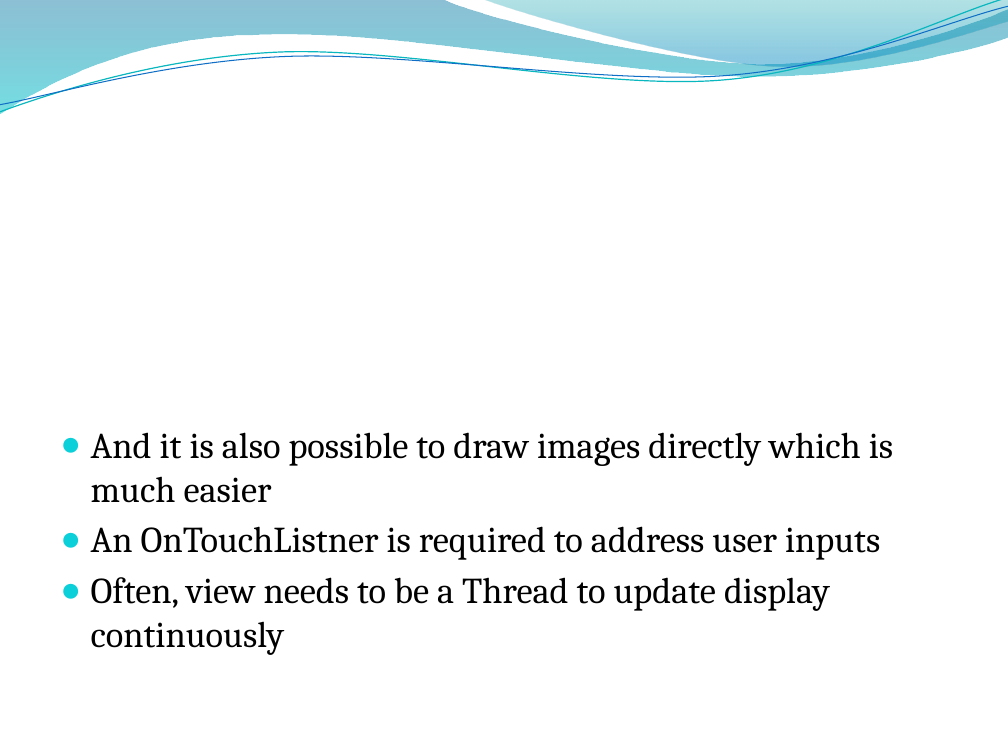
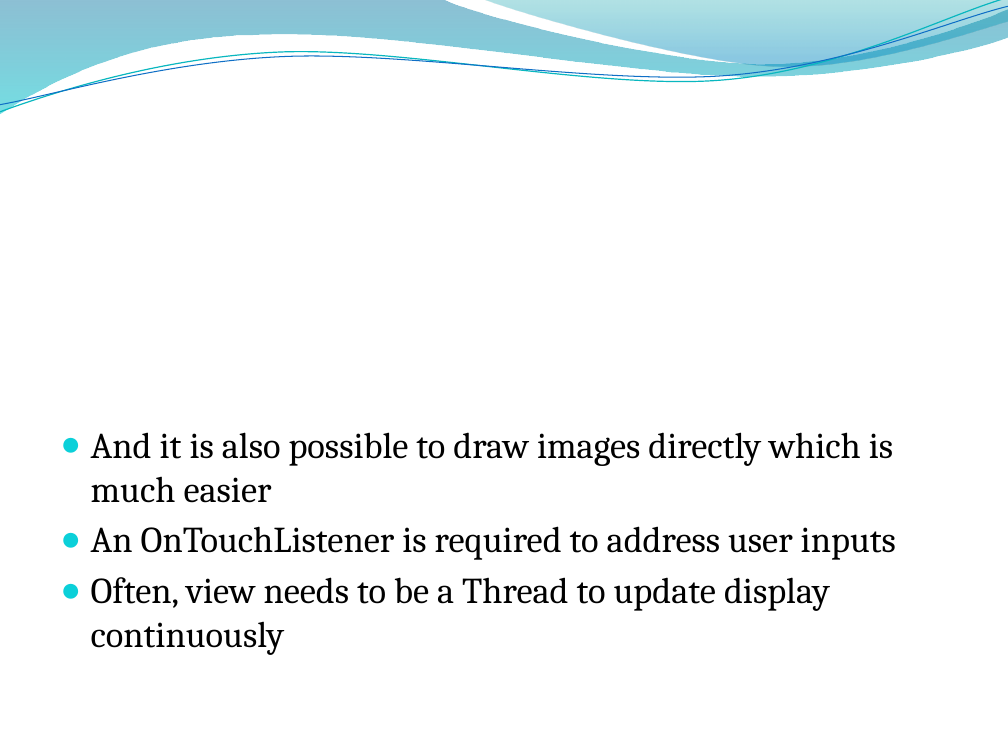
Before and after one commit to melbjvm/android101, a slide deck: slide 39 of Android 101.pptx. Drawn at 1008x756 pixels with LibreOffice and Linux fonts; fonts in the diff are those of the drawing. Boxes give left, top, right and bottom in pixels: in the first picture for what was removed or moved away, otherwise in the second. Text is boxed around its words. In the diff, an @@ line names an element or a change of style, - is before the commit and + after.

```diff
--- a/Android 101.pptx
+++ b/Android 101.pptx
@@ text at (91,526,896,560): text changed @@
-● An OnTouchListner is required to address user inputs
+● An OnTouchListener is required to address user inputs
```
Also in this commit, not shown: 2 other slides changed.
